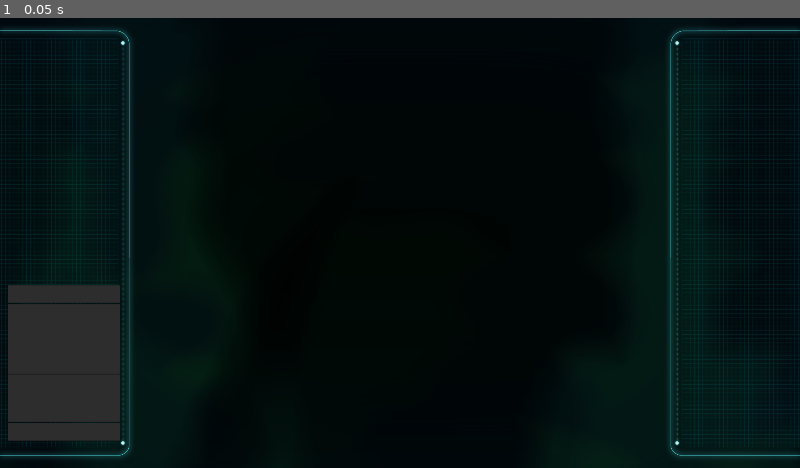
Above: before the commit, frame 1.
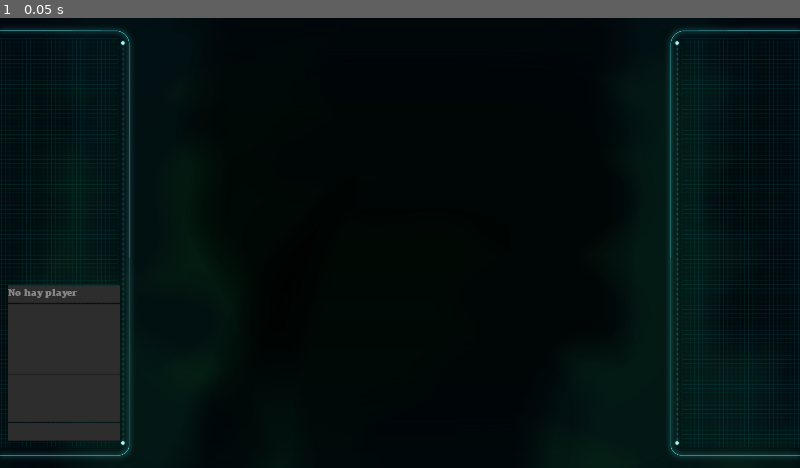
Above: after the commit, the same moment.

Repository: Trece-1101/Bullet-Rain
Game: Godot game, scene res://game/levels/LevelBase.tscn
Two runs of this game, one before a commit and one after it. Both use one fixed random seed, a clock stepped at 60 frames per second and the inputs below.
Inputs:
- Up to frame 1 (0.05 s): no input

The runs differ from the first frame. In frame 1, less than 0.1% of the frame differs, in the area x 1-10%, y 60-63%.
Error before the commit: Invalid call. Nonexistent function 'get_movement' in base 'Nil'. (res://game/debug/DebugPanels.gd:28)

Commit message:
hot fix
hot fix error en levelbase

Diff:
--- a/game/debug/DebugPanels.gd
+++ b/game/debug/DebugPanels.gd
@@ -12,15 +12,19 @@
 var bullets_count := 0
 
 func _ready() -> void:
+	set_process(false)
 	var parent := get_parent()
 	while not "Level" in parent.name:
 		parent = parent.get_parent()
 
 	bullets_container = parent.get_node("BulletsContainer")
 
+	debug_3.text = "No hay player"
+
 	for child in parent.get_children():
 		if child is Player:
 			player = child
+			set_process(true)
 			break
 
 func _process(delta: float) -> void:
--- a/game/levels/LevelBase.tscn
+++ b/game/levels/LevelBase.tscn
@@ -1,6 +1,4 @@
-
-[gd_scene load_steps=12 format=2]
-
+[gd_scene load_steps=8 format=2]
 
 [ext_resource path="res://game/levels/Level.gd" type="Script" id=1]
 [ext_resource path="res://game/debug/DebugPanels.tscn" type="PackedScene" id=2]
@@ -9,8 +7,6 @@
 [ext_resource path="res://assets/backgrounds/bg_green.png" type="Texture" id=6]
 [ext_resource path="res://assets/backgrounds/screen_shading.png" type="Texture" id=7]
 [ext_resource path="res://assets/backgrounds/bg_green_Laterals.png" type="Texture" id=8]
-
-
 
 [node name="LevelBase" type="Node"]
 script = ExtResource( 1 )
